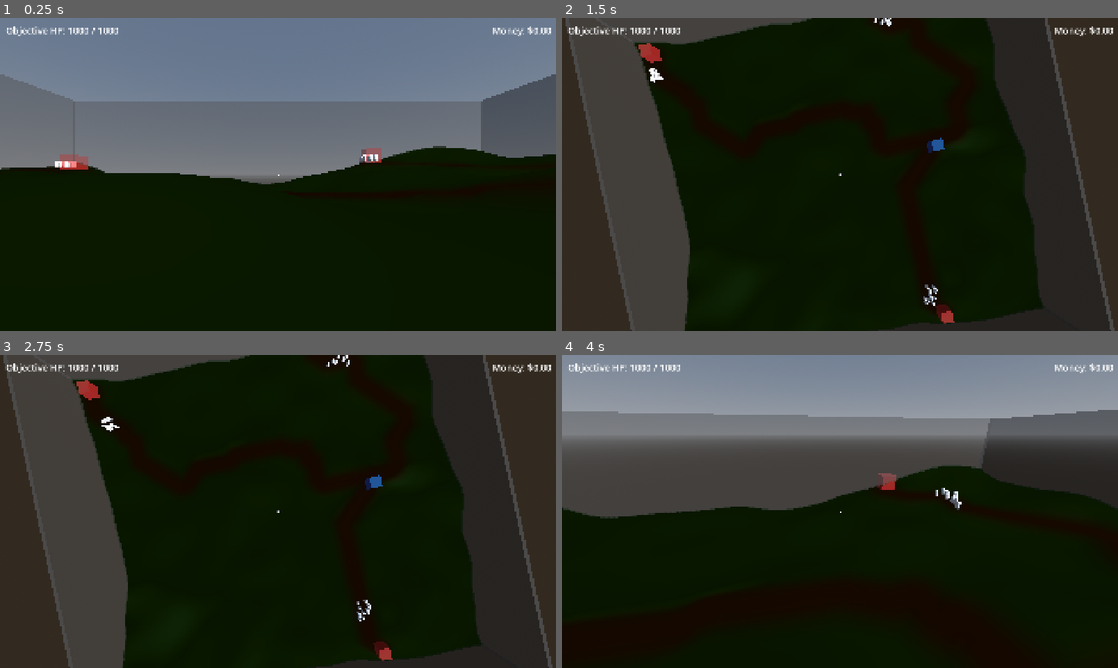
Above: before the commit, frames 1-4 (two rows, left to right).
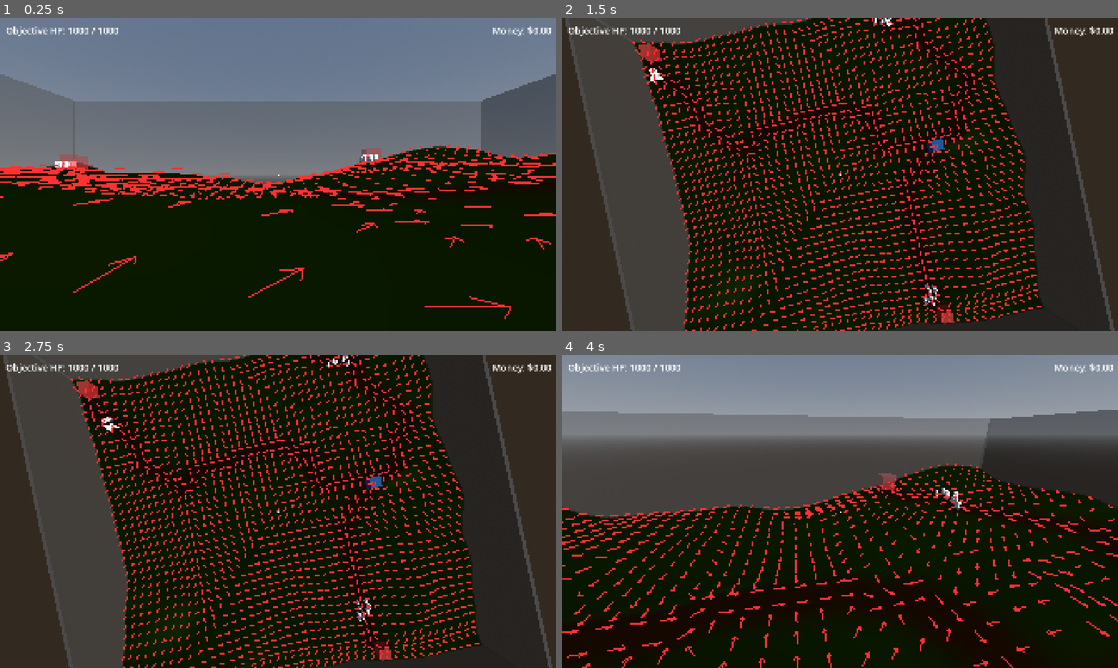
Above: after the commit, the same moments.

Repository: dchaffey/vsi-project
Game: Godot game, scene res://scenes/node_3d.tscn
The game is run twice, just before and just after one commit, with the same random seed, the same clock (stepped at 60 frames per second) and the same inputs.
Inputs (mouse positions are in pixels of both pictures, inside the frame that each line leads up to):
- Up to frame 1 (0.25 s): no input
- Up to frame 2 (1.5 s): tap Enter at 0.5 s; move the mouse to (867, 174) at 0.52 s; hold W from 0.53 s (still down); tap B at 0.6 s; tap Space at 0.77 s; move the mouse to (812, 174) at 1.27 s; tap Q at 1.35 s
- Up to frame 3 (2.75 s): keep holding W; tap Space at 1.52 s; move the mouse to (289, 505) at 2.02 s; tap E at 2.1 s
- Up to frame 4 (4 s): keep holding W; move the mouse to (834, 517) at 2.77 s; tap T at 2.85 s; tap Space at 3.02, 3.77 s; move the mouse to (878, 514) at 3.52 s; tap B at 3.6 s

The runs differ from the first frame. In frame 1, 3.8% of the frame differs, in the area x 0-100%, y 40-97%; in frame 2, 7.6%, in the area x 12-87%, y 0-100%; in frame 3, 7.6%; in frame 4, 4.2%.

Commit message:
better flow correction algorithm

Diff:
--- a/scripts/player_controller.gd
+++ b/scripts/player_controller.gd
@@ -15,6 +15,7 @@
 
 const GRAVITY = 19.6
 
+var terrain: StaticBody3D = null
 var camera: Camera3D
 var _pending_explosion := false
 var _pending_tower := false
@@ -157,6 +158,8 @@
 	var hit_point = _get_raycast_hit_point()
 	if hit_point == Vector3.INF:
 		return
+	if terrain and terrain.get_path_distance(hit_point.x, hit_point.z) < 8.0:
+		return
 
 	var tower = StaticBody3D.new()
 	# Sink it slightly so the base blends into the ground, like in world.gd
@@ -164,6 +167,8 @@
 	tower.set_script(load("res://scripts/towers/tower.gd"))
 
 	get_parent().add_child(tower)
+	if terrain:
+		terrain.deflect_obstacle(hit_point.x, hit_point.z, 2.5, 8.0)
 	print("Tower spawned at: ", hit_point)
 
 func _spawn_explosion(_pos: Vector3) -> void:
--- a/scripts/terrain.gd
+++ b/scripts/terrain.gd
@@ -77,6 +77,8 @@
 	set(v):
 		indicator_radius = v
 		_queue_rebuild()
+
+signal flow_field_changed
 
 var height_map: Array = [] # 2D array [x][z] of floats
 var _is_ready := false
@@ -93,6 +95,8 @@
 var path_distance: Array = []
 ## Whether the flow field has been computed. Once true, rebuilds skip recomputation.
 var _flow_field_built := false
+## Walkability grid. False for cells blocked by placed obstacles.
+var _walkable: Array = []  # [x][z] of bool
 
 
 func _ready() -> void:
@@ -507,16 +511,21 @@
 	# Initialise grids
 	flow_field = []
 	path_distance = []
+	_walkable = []
 	for x in range(terrain_width):
 		var flow_row: Array = []
 		flow_row.resize(terrain_depth)
 		var dist_row: Array = []
 		dist_row.resize(terrain_depth)
+		var walk_row: Array = []
+		walk_row.resize(terrain_depth)
 		for z in range(terrain_depth):
 			flow_row[z] = Vector2.ZERO
 			dist_row[z] = INF
+			walk_row[z] = true
 		flow_field.append(flow_row)
 		path_distance.append(dist_row)
+		_walkable.append(walk_row)
 
 	if paths.size() == 0:
 		print("Flow field: no paths provided, field left empty.")
@@ -722,6 +731,124 @@
 	return get_path_distance(wx, wz) < 0.5
 
 
+## Locally patches the flow field around a placed obstacle using proper
+## invalidation + re-propagation so the "shadow" behind the obstacle is
+## correctly rerouted rather than left pointing into a wall.
+func deflect_obstacle(world_x: float, world_z: float, inner_radius: float, _outer_radius: float) -> void:
+	if flow_field.size() == 0:
+		return
+
+	var all_dirs := [
+		Vector2i(-1, 0), Vector2i(1, 0), Vector2i(0, -1), Vector2i(0, 1),
+		Vector2i(-1, -1), Vector2i(-1, 1), Vector2i(1, -1), Vector2i(1, 1),
+	]
+
+	var half_w: float = (terrain_width - 1) * cell_size * 0.5
+	var half_d: float = (terrain_depth - 1) * cell_size * 0.5
+	var g := _world_to_grid(world_x, world_z)
+	var cx := int(round(g.x))
+	var cz := int(round(g.y))
+	var grid_r := int(ceil(inner_radius / cell_size)) + 1
+
+	# ---- Step 1: Place obstacle, collect immediate dependents ----
+	var invalidation_queue: Array[Vector2i] = []
+	var in_queue: Dictionary = {}
+
+	for dx in range(-grid_r, grid_r + 1):
+		for dz in range(-grid_r, grid_r + 1):
+			var gx := cx + dx
+			var gz := cz + dz
+			if not _in_bounds(Vector2i(gx, gz)):
+				continue
+			var cell_wx: float = gx * cell_size - half_w
+			var cell_wz: float = gz * cell_size - half_d
+			var dist: float = Vector2(cell_wx - world_x, cell_wz - world_z).length()
+			if dist > inner_radius:
+				continue
+			# Road cells are immovable anchors — never block them
+			if path_distance[gx][gz] == 0.0:
+				continue
+
+			_walkable[gx][gz] = false
+			flow_field[gx][gz] = Vector2.ZERO
+			path_distance[gx][gz] = INF
+
+			# Any walkable neighbour whose flow was pointing INTO this cell
+			# now has a broken path — it needs re-evaluation.
+			for dir in all_dirs:
+				var nb := Vector2i(gx + dir.x, gz + dir.y)
+				if not _in_bounds(nb) or not _walkable[nb.x][nb.y]:
+					continue
+				var expected := Vector2(float(gx - nb.x), float(gz - nb.y)).normalized()
+				if flow_field[nb.x][nb.y].dot(expected) > 0.9 and not in_queue.has(nb):
+					invalidation_queue.append(nb)
+					in_queue[nb] = true
+
+	# ---- Step 2: Ripple invalidation through the shadow ----
+	var broken_cells: Array[Vector2i] = []
+	var qi := 0
+	while qi < invalidation_queue.size():
+		var cell: Vector2i = invalidation_queue[qi]
+		qi += 1
+
+		# Skip if already invalidated (obstacle cell) or a road anchor
+		if not _walkable[cell.x][cell.y] or path_distance[cell.x][cell.y] == 0.0:
+			continue
+
+		path_distance[cell.x][cell.y] = INF
+		flow_field[cell.x][cell.y] = Vector2.ZERO
+		broken_cells.append(cell)
+
+		for dir in all_dirs:
+			var nb := Vector2i(cell.x + dir.x, cell.y + dir.y)
+			if not _in_bounds(nb) or not _walkable[nb.x][nb.y]:
+				continue
+			if path_distance[nb.x][nb.y] == 0.0:
+				continue  # Road anchor — never invalidate
+			var expected := Vector2(float(cell.x - nb.x), float(cell.y - nb.y)).normalized()
+			if flow_field[nb.x][nb.y].dot(expected) > 0.9 and not in_queue.has(nb):
+				invalidation_queue.append(nb)
+				in_queue[nb] = true
+
+	# ---- Step 3: Re-propagate from the valid perimeter ----
+	# Use a plain array as a BFS queue (costs are 1 or sqrt(2) — consistent
+	# ordering from the perimeter is enough to get correct distances).
+	var prop_queue: Array[Vector2i] = []
+	var prop_in_queue: Dictionary = {}
+
+	for cell in broken_cells:
+		for dir in all_dirs:
+			var nb := Vector2i(cell.x + dir.x, cell.y + dir.y)
+			if not _in_bounds(nb) or not _walkable[nb.x][nb.y]:
+				continue
+			if path_distance[nb.x][nb.y] == INF:
+				continue  # Still broken — not a valid seed
+			if not prop_in_queue.has(nb):
+				prop_queue.append(nb)
+				prop_in_queue[nb] = true
+
+	var pi := 0
+	while pi < prop_queue.size():
+		var cell: Vector2i = prop_queue[pi]
+		pi += 1
+		var current_dist: float = path_distance[cell.x][cell.y]
+
+		for dir in all_dirs:
+			var nb := Vector2i(cell.x + dir.x, cell.y + dir.y)
+			if not _in_bounds(nb) or not _walkable[nb.x][nb.y]:
+				continue
+			var step: float = 1.0 if (dir.x == 0 or dir.y == 0) else 1.41421356
+			var new_dist: float = current_dist + step
+			if new_dist < path_distance[nb.x][nb.y]:
+				path_distance[nb.x][nb.y] = new_dist
+				flow_field[nb.x][nb.y] = Vector2(float(cell.x - nb.x), float(cell.y - nb.y)).normalized()
+				if not prop_in_queue.has(nb):
+					prop_queue.append(nb)
+					prop_in_queue[nb] = true
+
+	flow_field_changed.emit()
+
+
 ## Returns the world-space position of the road goal (Vector3, Y = terrain height).
 func get_goal_world_position() -> Vector3:
 	var half_w: float = (terrain_width - 1) * cell_size * 0.5
--- a/scripts/towers/tower.gd
+++ b/scripts/towers/tower.gd
@@ -39,7 +39,7 @@
 	shoot_timer += delta
 	if shoot_timer >= shoot_interval:
 		shoot_timer = 0.0
-		_shoot_at_enemies()
+		#_shoot_at_enemies()
 
 func _shoot_at_enemies() -> void:
 	var enemies = await _get_enemies_in_range(global_position, range_radius)
--- a/scripts/world.gd
+++ b/scripts/world.gd
@@ -22,6 +22,7 @@
 	spawn_enemies()
 	spawn_player()
 	spawn_hud()
+	spawn_flow_debug()
 
 
 # func _process(delta: float) -> void:
@@ -99,6 +100,7 @@
 	player.set_script(load("res://scripts/player_controller.gd"))
 
 	add_child(player)
+	player.terrain = terrain
 	print("Player spawned with first-person camera.")
 
 func spawn_hud() -> void:
@@ -167,6 +169,59 @@
 
 		add_child(enemy)
 
+var _flow_debug_mi: MeshInstance3D
+var _flow_debug_mat: StandardMaterial3D
+
+func spawn_flow_debug() -> void:
+	_flow_debug_mi = MeshInstance3D.new()
+	_flow_debug_mi.name = "FlowDebug"
+	_flow_debug_mi.cast_shadow = GeometryInstance3D.SHADOW_CASTING_SETTING_OFF
+
+	_flow_debug_mat = StandardMaterial3D.new()
+	_flow_debug_mat.albedo_color = Color(1.0, 0.2, 0.2)
+	_flow_debug_mat.shading_mode = BaseMaterial3D.SHADING_MODE_UNSHADED
+	_flow_debug_mat.no_depth_test = true
+	_flow_debug_mi.material_override = _flow_debug_mat
+
+	add_child(_flow_debug_mi)
+	_rebuild_flow_debug()
+	terrain.flow_field_changed.connect(_rebuild_flow_debug)
+	print("Flow debug arrows spawned.")
+
+func _rebuild_flow_debug() -> void:
+	var half_w: float = (terrain.terrain_width - 1) * terrain.cell_size * 0.5
+	var half_d: float = (terrain.terrain_depth - 1) * terrain.cell_size * 0.5
+	var step := 3
+	var arrow_len := 1.5
+	var lift := 0.3
+
+	var mesh := ImmediateMesh.new()
+	mesh.surface_begin(Mesh.PRIMITIVE_LINES)
+	for gx in range(0, terrain.terrain_width, step):
+		for gz in range(0, terrain.terrain_depth, step):
+			var wx: float = gx * terrain.cell_size - half_w
+			var wz: float = gz * terrain.cell_size - half_d
+			var flow: Vector2 = terrain.get_flow_direction(wx, wz)
+			if flow.length_squared() < 0.001:
+				continue
+			var wy: float = terrain.get_height_at(wx, wz) + lift
+			var origin := Vector3(wx, wy, wz)
+			var dir3 := Vector3(flow.x, 0, flow.y).normalized() * arrow_len
+			var tip := origin + dir3
+
+			# Shaft
+			mesh.surface_add_vertex(origin)
+			mesh.surface_add_vertex(tip)
+
+			# Arrowhead wings
+			var right := dir3.cross(Vector3.UP).normalized() * 0.3
+			mesh.surface_add_vertex(tip)
+			mesh.surface_add_vertex(tip - dir3 * 0.3 + right)
+			mesh.surface_add_vertex(tip)
+			mesh.surface_add_vertex(tip - dir3 * 0.3 - right)
+	mesh.surface_end()
+	_flow_debug_mi.mesh = mesh
+
 func spawn_walls() -> void:
 	var wall_height = 30.0
 	var wall_thickness = 1.0
